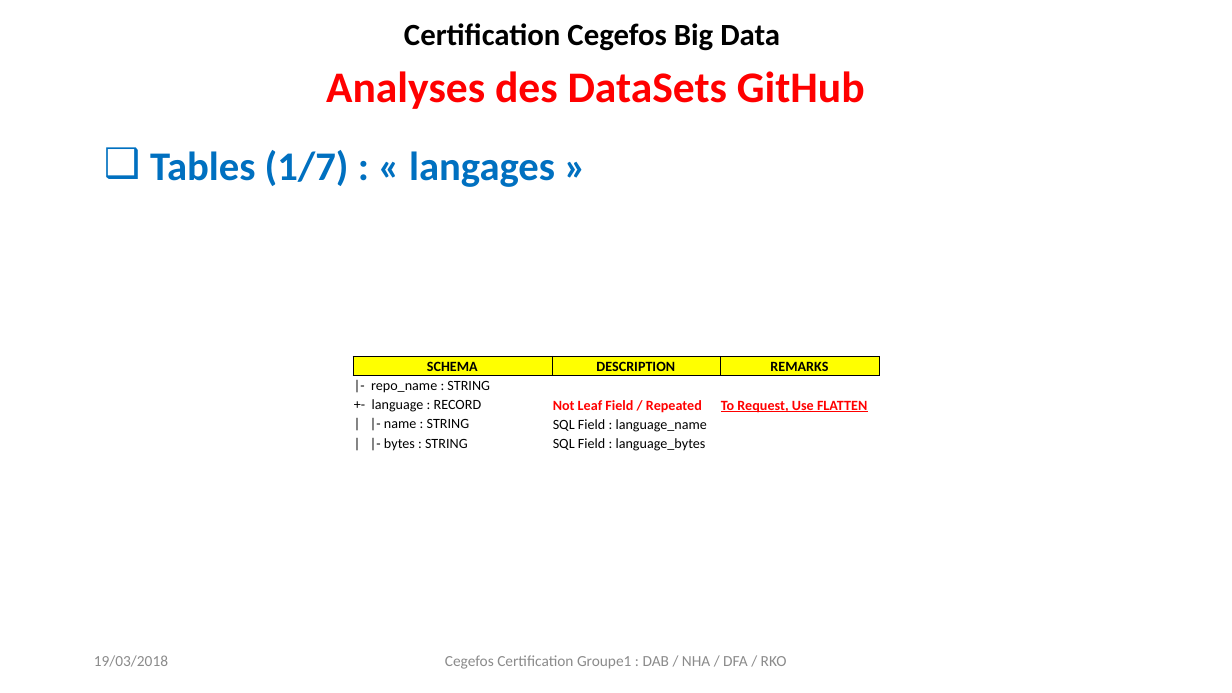
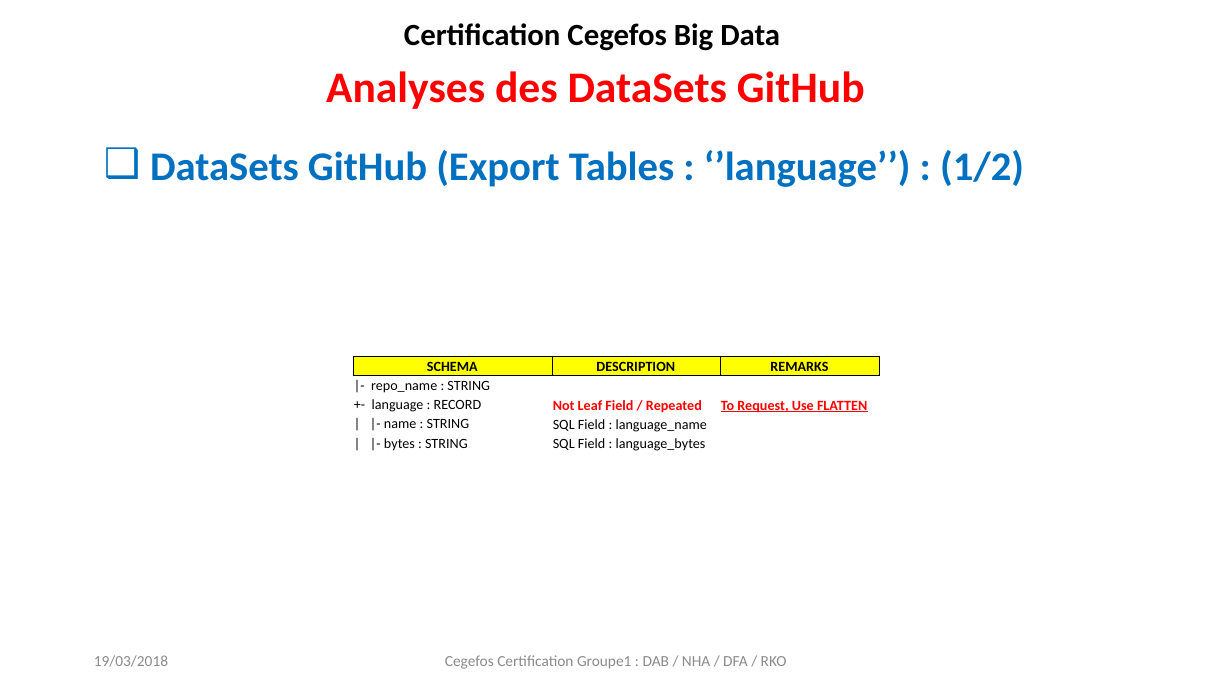
Before and after one commit to chams2012/bigDataGr1, a slide deck: slide 5 of projet_certification_github_group1.pptx (slide 18 before the commit). Drawn at 1232x693 pixels with LibreOffice and Linux fonts; fonts in the diff are those of the drawing. Boxes give left, top, right and bottom in pixels: in the first picture for what was removed or moved away, otherwise in the second. Text is boxed around its words. In the diff, an @@ line names an element or a change of style, - is before the commit and + after.

```diff
--- a/projet_certification_github_group1.pptx
+++ b/projet_certification_github_group1.pptx
@@ text at [150, 150, 1024, 187]: text changed @@
-❑ Tables (1/7) : « langages »
+❑ DataSets GitHub (Export Tables : ‘’language’’) : (1/2)
```
Also in this commit, not shown: 16 other slides changed, 2 other files.
